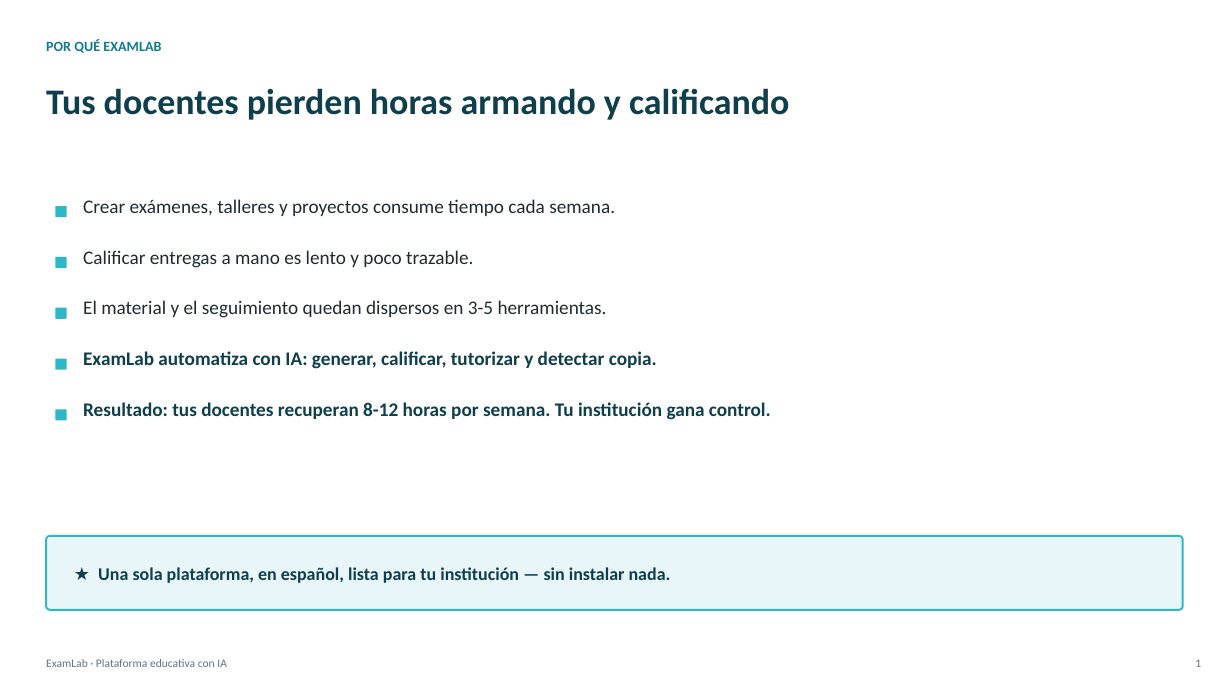
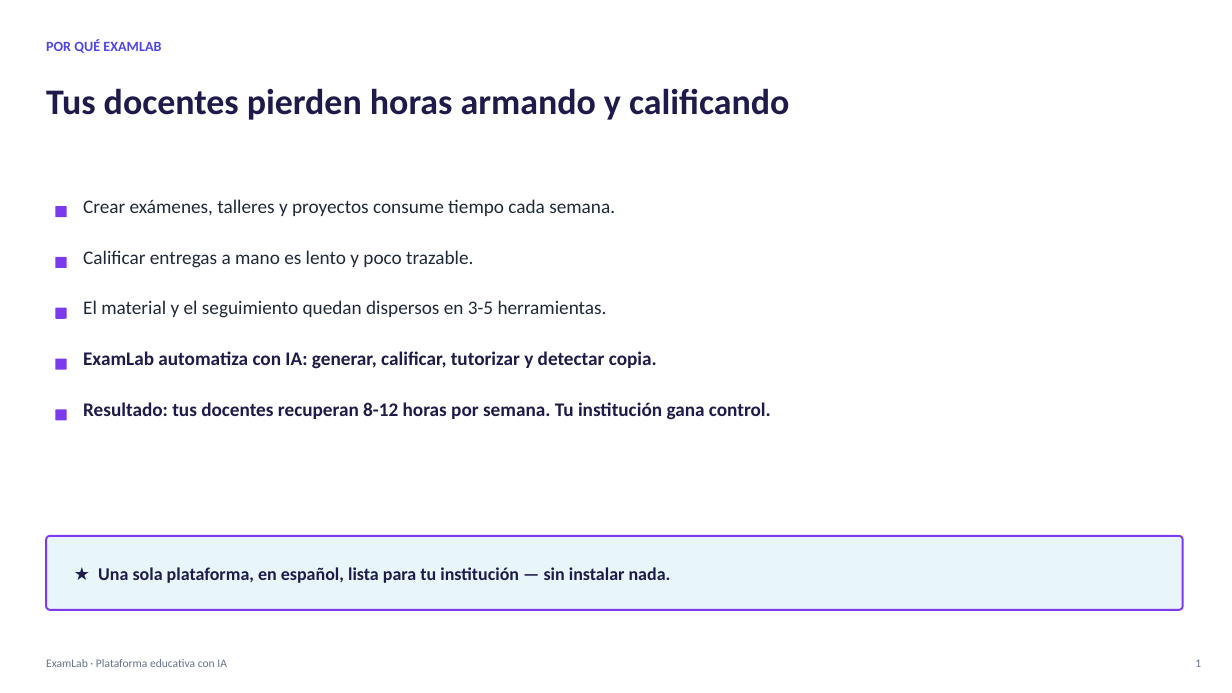
Before and after one commit to AndresDFX/examlab, a slide deck: slide 2 of docs/demos/presentacion/ExamLab-Presentacion-Comercial-v3.pptx. Drawn at 1232x693 pixels with LibreOffice and Linux fonts; fonts in the diff are those of the drawing. Boxes give left, top, right and bottom in pixels: in the first picture for what was removed or moved away, otherwise in the second. Text is boxed around its words. In the diff, an @@ line names an element or a change of style, - is before the commit and + after.

```diff
--- a/docs/demos/presentacion/ExamLab-Presentacion-Comercial-v3.pptx
+++ b/docs/demos/presentacion/ExamLab-Presentacion-Comercial-v3.pptx
@@ text "POR QUÉ EXAMLAB" at <box>46,39,161,53</box>: text colour #147A8C to #4F46E5 @@
@@ fill #2EB8C7 to #7C3AED in 5 elements at <box>55,206,67,217</box>, <box>55,257,67,268</box>, <box>55,308,67,319</box>, <box>55,359,67,370</box>, <box>55,409,67,421</box> @@
@@ rounded rectangle at <box>46,536,1183,610</box>: outline #2EB8C7 1.5 pt to #7C3AED 1.5 pt @@
@@ text colour #0F3E4C to #1E1B4B in 4 elements at <box>46,88,789,120</box>, <box>83,351,657,369</box>, <box>83,402,771,420</box>, <box>98,567,671,583</box> @@
```
Also in this commit, not shown: 10 other slides changed, 17 other files.
